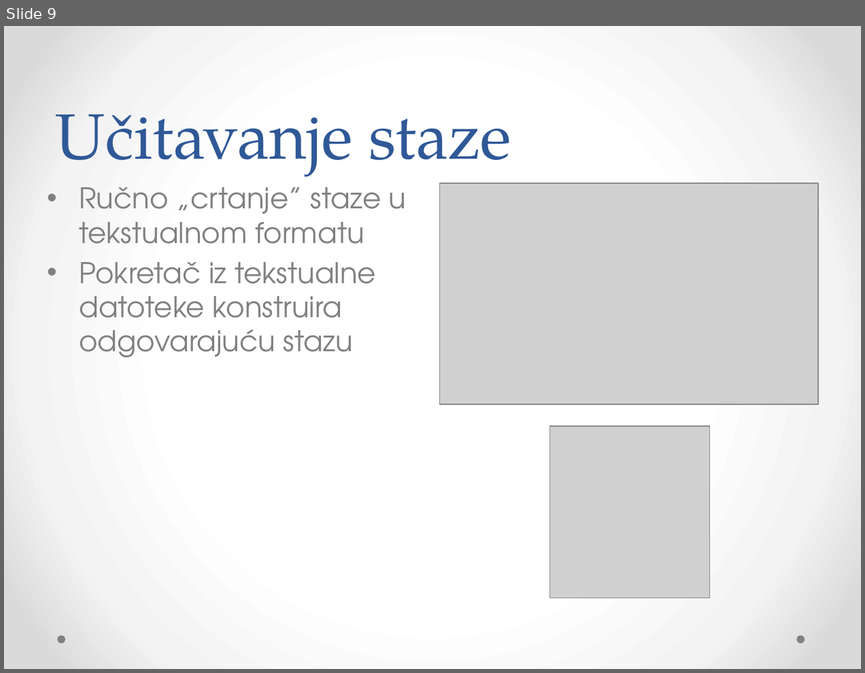
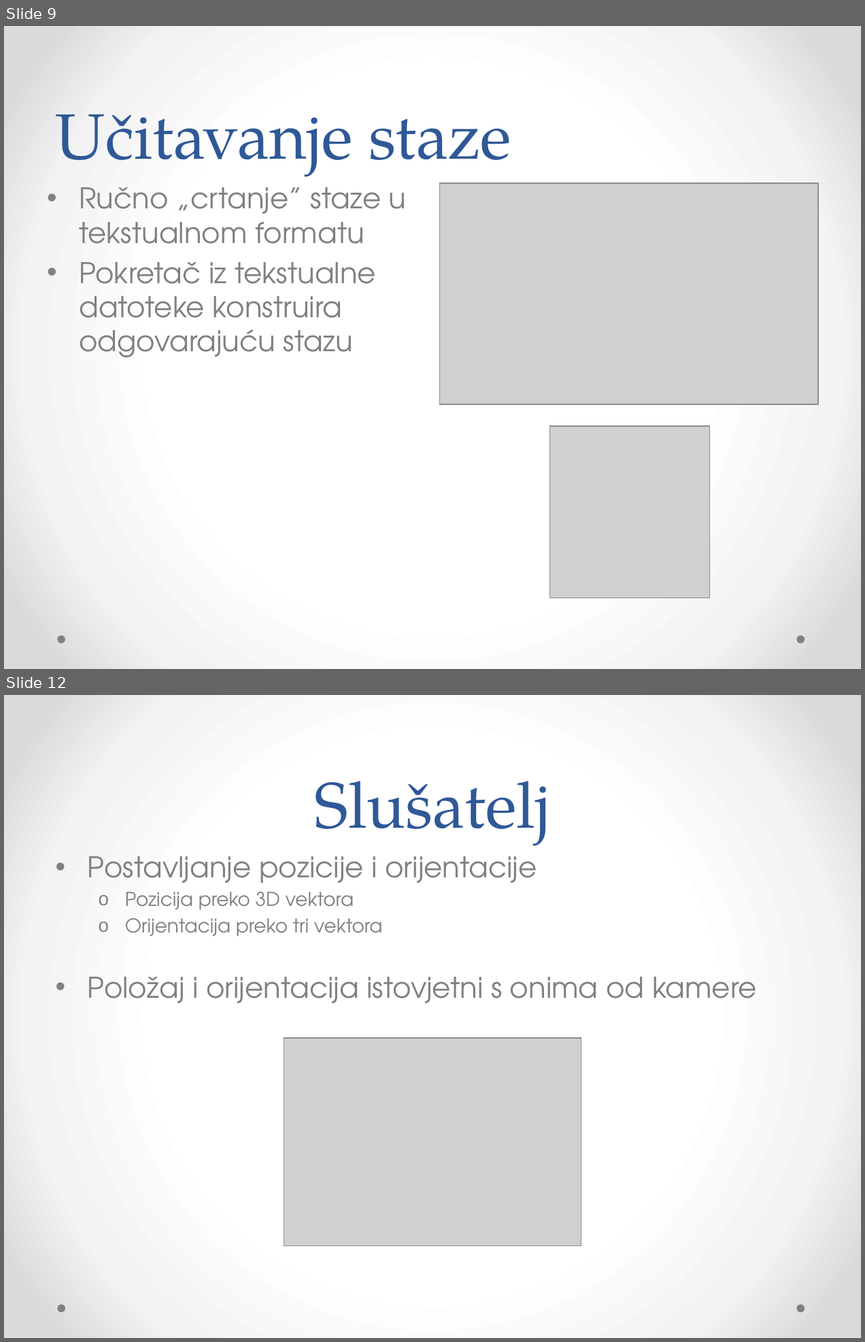
Before and after one commit to Bojanovski/IG-Project, a slide deck: Dokumentacija/Prezentacija.pptx. Shown one above the other, each under a label of ours: slide 9 before the commit, slides 9 and 12 after it; the slides between them are not shown. The pictures are 865x673 and 865x1342 pixels, drawn with LibreOffice and Linux fonts; fonts in the diff are those of the drawing; grey boxes stand for pictures. Boxes give left, top, right and bottom in pixels: in the first picture for what was removed or moved away, otherwise in the second. Text is boxed around its words. In the diff, an @@ line names an element or a change of style, - is before the commit and + after.

```diff
--- a/Dokumentacija/Prezentacija.pptx
+++ b/Dokumentacija/Prezentacija.pptx
@@ slide 12 added at (4, 695, 861, 1338), background gradient #FFFFFF to #F4F4F4 to #DADADA; not listed: 2 template elements that a slide beside it also shows @@
@@ title added at (314, 781, 550, 846), 54 pt, text #2F5897 @@
+Slušatelj
@@ text added at (88, 856, 757, 1003), 24 pt, text #808080 @@
+• Postavljanje pozicije i orijentacije
+  o Pozicija preko 3D vektora
+  o Orijentacija preko tri vektora
+• Položaj i orijentacija istovjetni s onima od kamere
@@ picture added at (284, 1038, 581, 1246) @@
```
Also in this commit, not shown: 3 other slides added, 2 other files.
